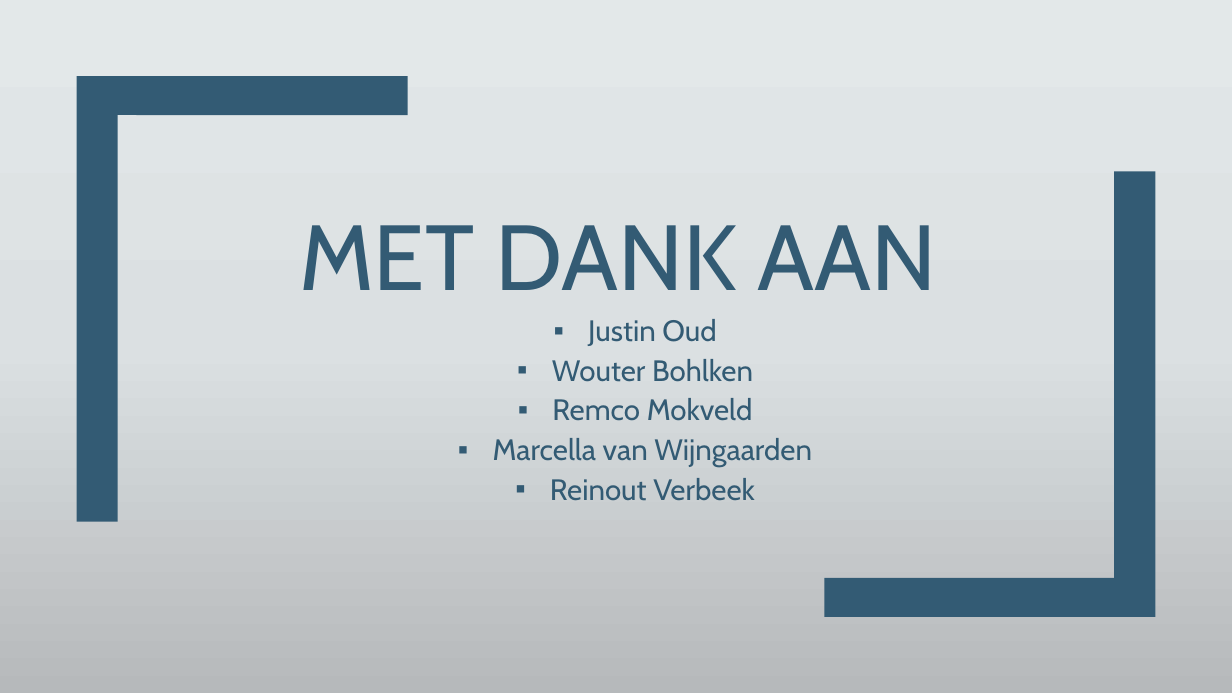
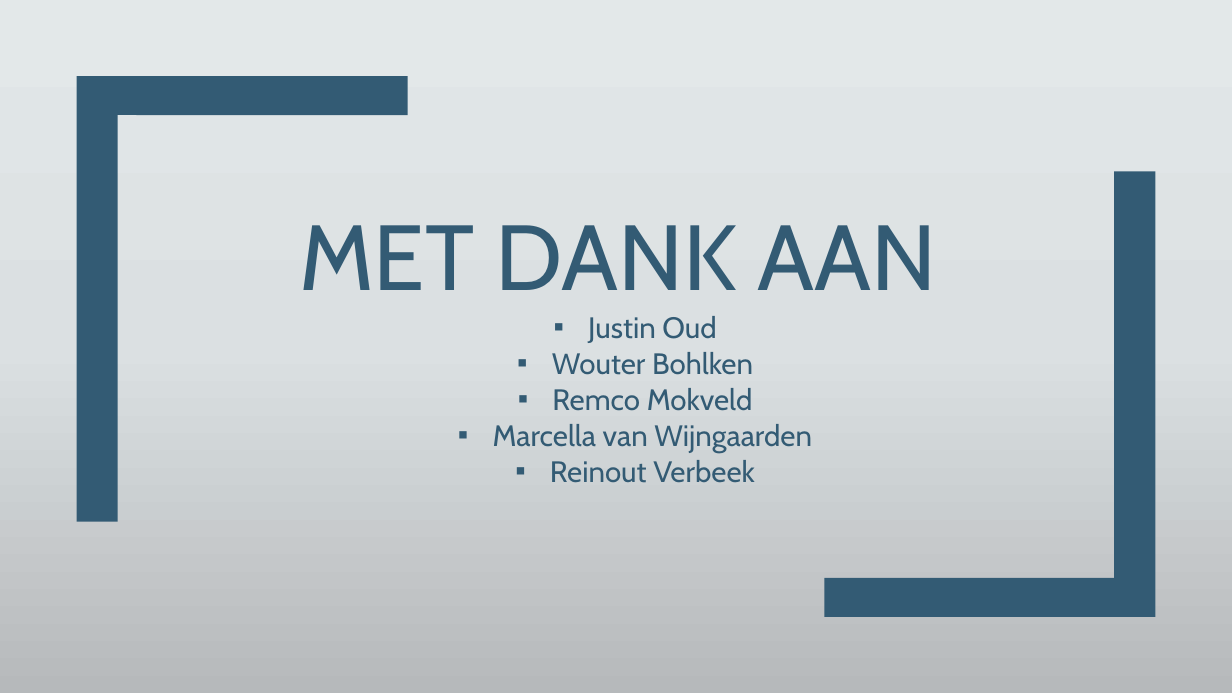
Before and after one commit to DeRoostermakers/Heuristieken, a slide deck: slide 9 of Presentaties/Week1/Lectures & Lesroosters Inleiding.pptx (slide 5 before the commit). Drawn at 1232x693 pixels with LibreOffice and Linux fonts; fonts in the diff are those of the drawing; background and template pictures are left out. Boxes give left, top, right and bottom in pixels: in the first picture for what was removed or moved away, otherwise in the second. Text is boxed around its words. In the diff, an @@ line names an element or a change of style, - is before the commit and + after.

```diff
--- a/Presentaties/Week1/Lectures & Lesroosters Inleiding.pptx
+++ b/Presentaties/Week1/Lectures & Lesroosters Inleiding.pptx
@@ subtitle "Justin Oud" at (493, 316, 812, 483): line spacing 1.12 to 1.02 @@
```
Also in this commit, not shown: 6 slides added, 2 slides removed, 13 other files.
